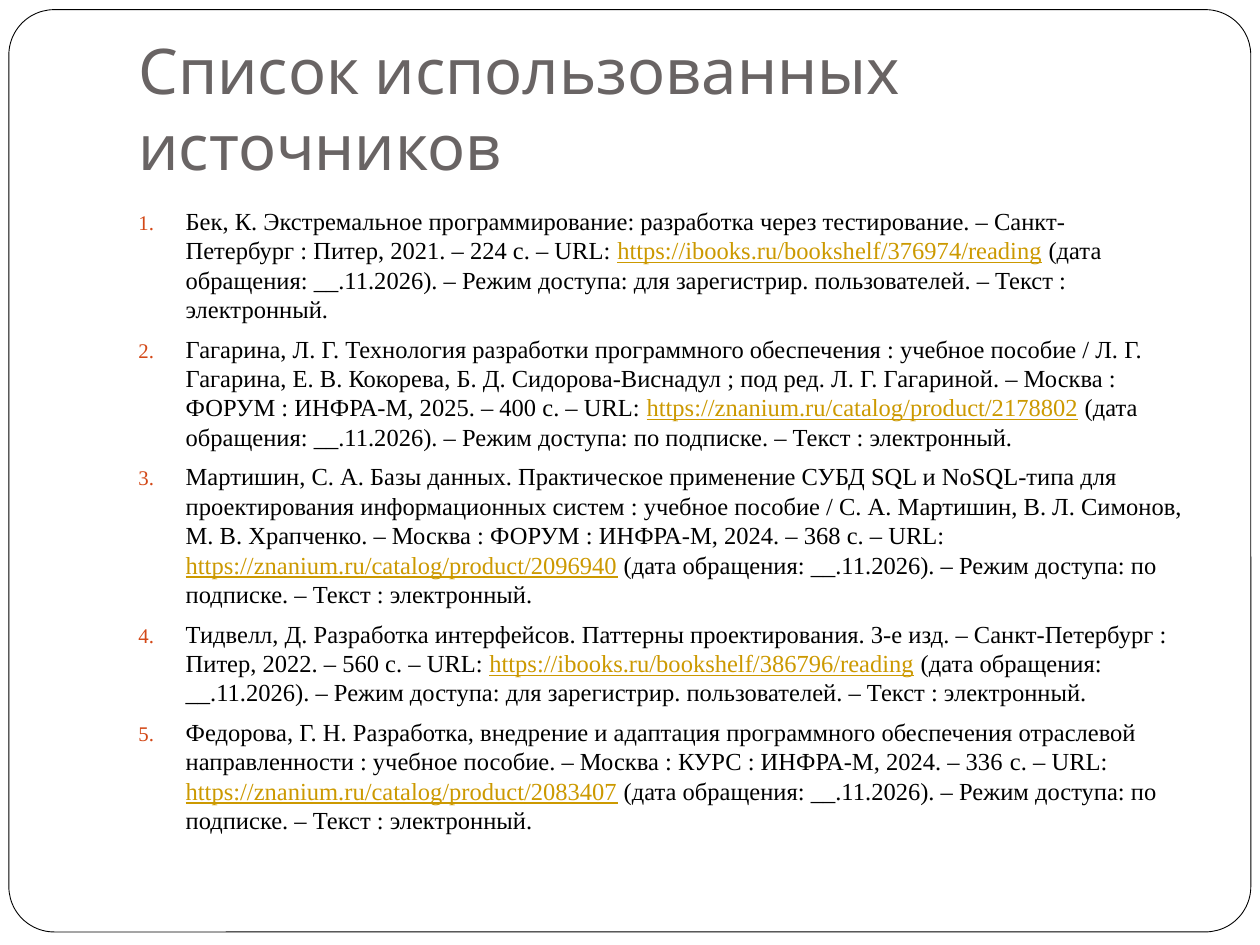
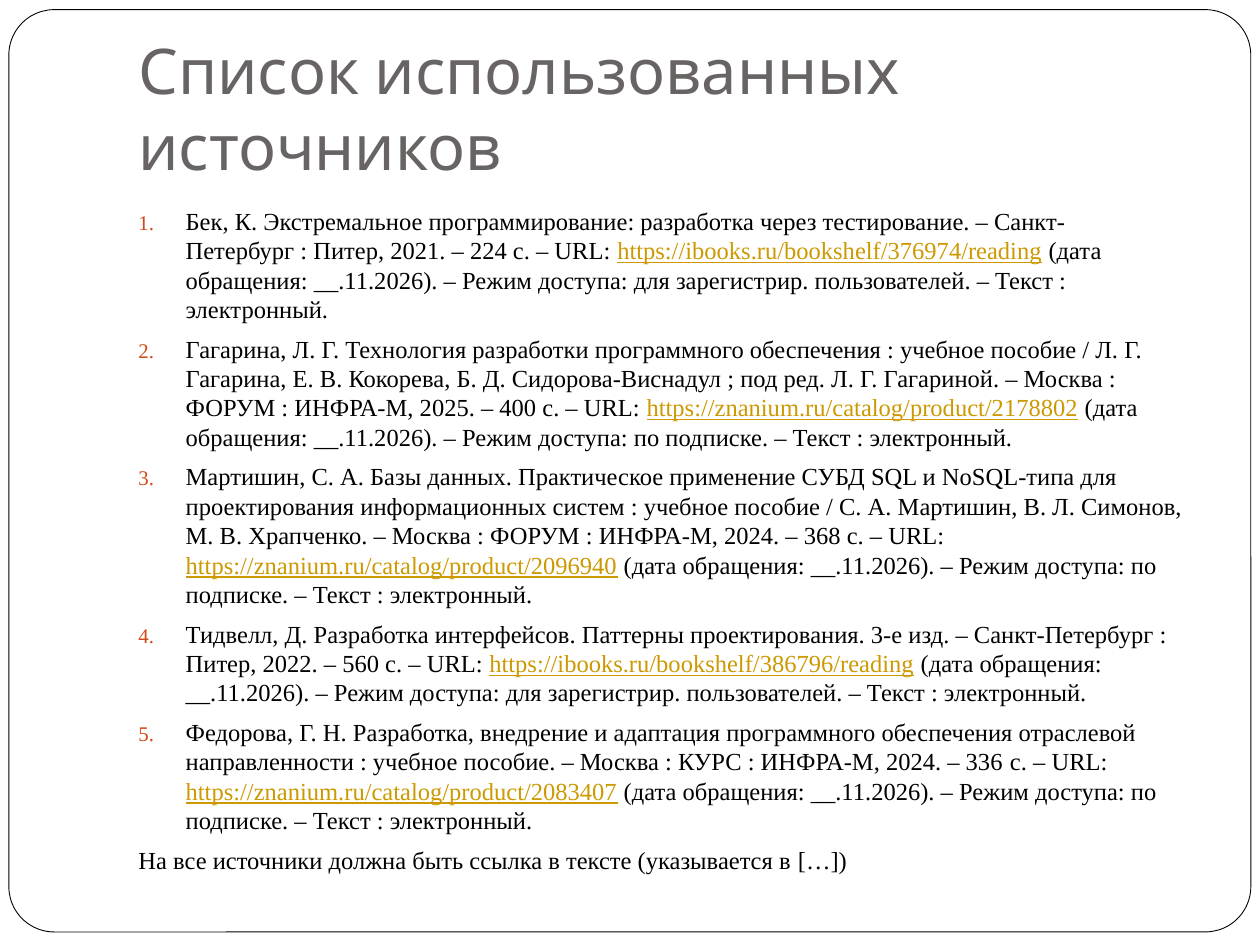
Before and after one commit to kijonne/kyrsovou, a slide deck: slide 21 of Курсовое проектирование 2026.pptx. Drawn at 1260x945 pixels with LibreOffice and Linux fonts; fonts in the diff are those of the drawing. Boxes give left, top, right and bottom in pixels: in the first picture for what was removed or moved away, otherwise in the second. Text is boxed around its words. In the diff, an @@ line names an element or a change of style, - is before the commit and + after.

```diff
--- a/Курсовое проектирование 2026.pptx
+++ b/Курсовое проектирование 2026.pptx
@@ text at (138, 851, 791, 875): paragraph added @@
+На все источники должна быть ссылка в тексте (указывается в […])
```
Also in this commit, not shown: 4 other slides changed, 1 slide removed, 2 other files.
